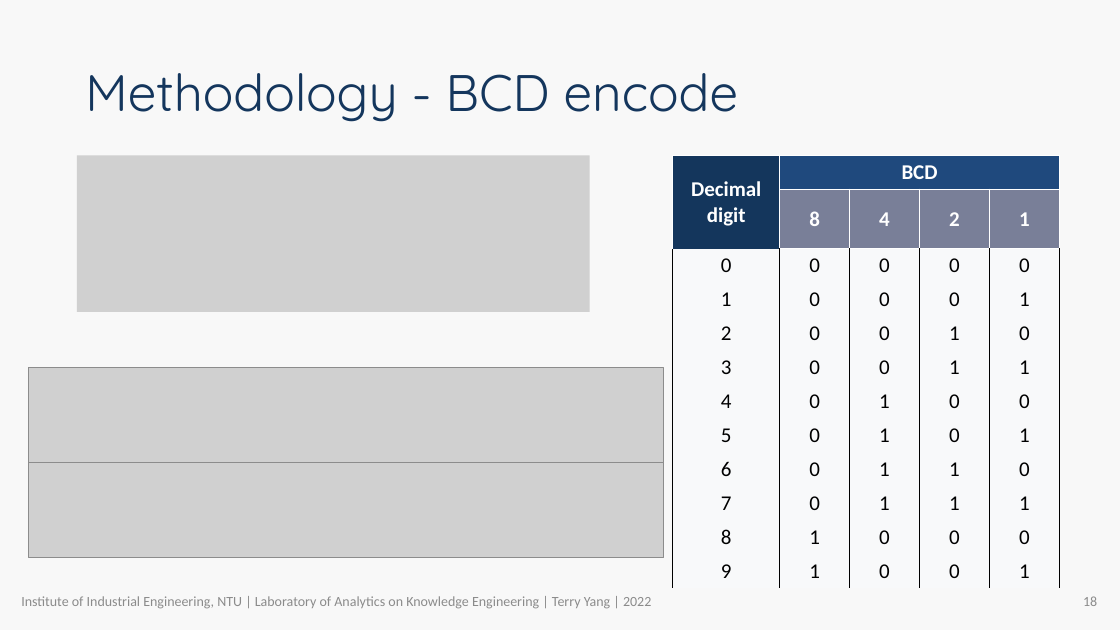
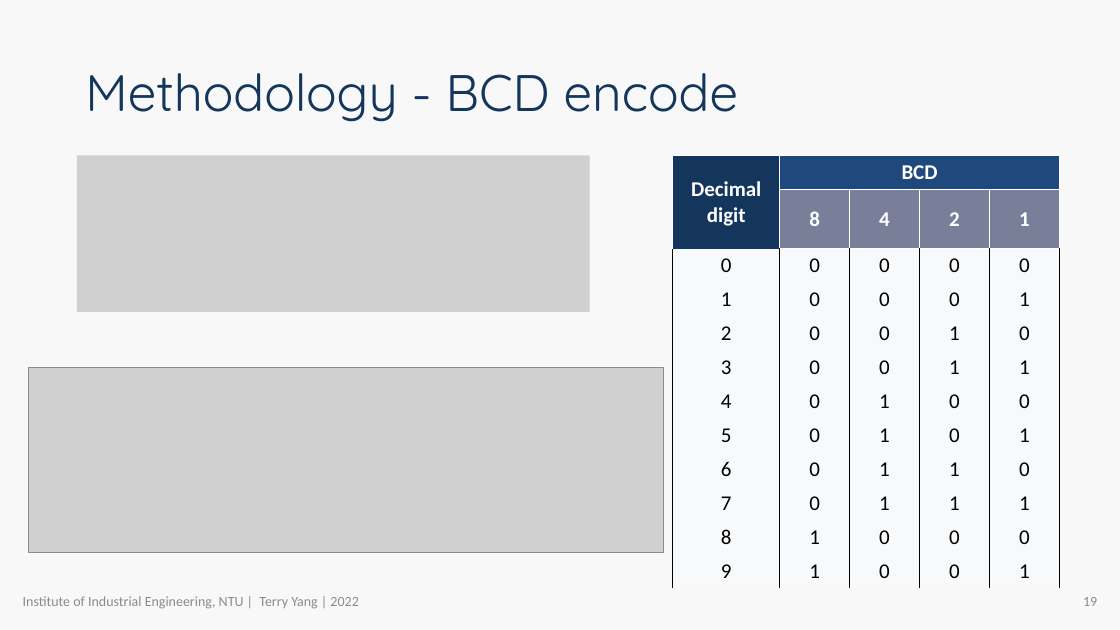
Before and after one commit to R64825/NTUIIE-Research, a slide deck: slide 19 of ppt/APIEMS TerryYang.pptx (slide 18 before the commit). Drawn at 1120x630 pixels with LibreOffice and Linux fonts; fonts in the diff are those of the drawing; grey boxes stand for pictures; background and template pictures are left out. Boxes give left, top, right and bottom in pixels: in the first picture for what was removed or moved away, otherwise in the second. Text is boxed around its words. In the diff, an @@ line names an element or a change of style, - is before the commit and + after.

```diff
--- a/ppt/APIEMS TerryYang.pptx
+++ b/ppt/APIEMS TerryYang.pptx
@@ picture: place and size @@
-picture at (29, 368, 665, 463)
+picture at (29, 368, 665, 553)
@@ picture removed at (29, 463, 665, 558) @@
@@ text at (23, 596, 358, 609): text changed @@
-Institute of Industrial Engineering, NTU | Laboratory of Analytics on Knowledge Engineering | Terry Yang | 2022
+Institute of Industrial Engineering, NTU | Terry Yang | 2022
@@ page number at (1083, 597, 1097, 606): text changed @@
-18
+19
```
Also in this commit, not shown: 21 other slides changed, 4 slides added, 4 slides removed, 2 other files.
